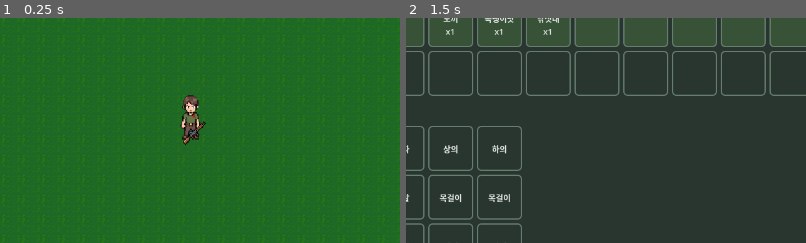
Above: before the commit, frames 1-2 (left to right).
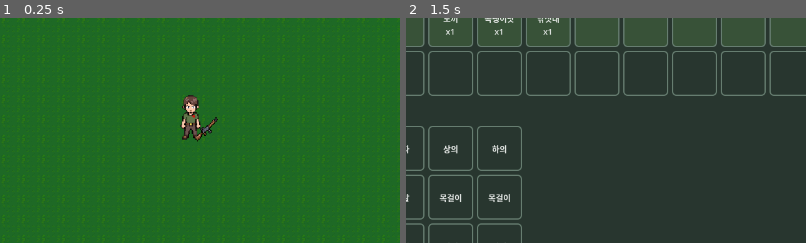
Above: after the commit, the same moments.

Repository: kimtuna/life_game
Game: Godot game, scene res://scenes/world/world.tscn
Same seed, same stepped clock (60 frames per second), same inputs: the game is played once before the commit and once after it. This scene is started directly instead of the project's main scene.
Inputs (mouse positions are % of the whole screen's width and height, from its top left):
- Up to frame 1 (0.25 s): no input
- Up to frame 2 (1.5 s): tap Enter at 0.5 s; move the mouse to (72, 45) at 0.52 s; hold D 0.53-1.25 s; tap E at 0.6 s; click (72, 45) at 0.67 s; tap Space at 1.25 s; drag from (30, 55) to (45, 70) at 1.27 s
The pictures show only the part of the screen within x 26-76%, y 28-78%; the shares and areas given below are measured in that part.

The runs differ from the first frame. In frame 1, 0.3% of the frame differs, in the area x 45-55%, y 44-57%; in frame 2, nothing differs.

Commit message:
[INBOX #35] 도구를 든 채 4방향을 볼 때 부자연스러운 자세를 위치/렌더순서 조정으로 고침
정면(south)에서는 총이 몸통 중앙에 겹쳐 배에서 튀어나온 것처럼 보였고, 후면(north)에서는
_held_item_sprite가 항상 player_sprite 위에 그려져 총이 머리 위에 떠 있는 것처럼 보였다.
스크린샷으로 실제 확인 후, offset을 옆구리 쪽으로 옮기고 후면일 때만 몸 뒤에 그리도록 고쳤다.

## 스스로 판단해서 고친 부분
없음

## 지시받지 않았지만 추가한 개선
없음

## 어려움 / 에러와 해결
- 4방향을 강제로 재현하는 헤드리스 스크린샷 스크립트에서 Input.warp_mouse()가 이 실행
  환경에서 실제로 마우스를 옮기지 못해(항상 west로 고정된 결과), 대신 world의
  set_physics_process(false)로 마우스 추종 조준 로직 자체를 끄고 _facing/텍스처 갱신
  함수를 직접 호출하는 방식으로 우회했다. 상세는 STATUS.md 바퀴 37 결정 로그 참고.

Co-Authored-By: Claude Sonnet 5 <noreply@anthropic.com>

Diff:
--- a/game/scenes/world/world.gd
+++ b/game/scenes/world/world.gd
@@ -70,12 +70,20 @@
 }
 
 ## 손에 든 도구 아이콘을 캐릭터 옆 어디에 띄울지, 바라보는 방향별 오프셋(플레이어 로컬 좌표계).
+## south/north는 원래 몸통 중앙(x=3) 근처에 두고 있었는데, 도구 그림 자체가 옆에서 본
+## 대각선 자세 하나뿐이라(방향별 별도 그림 없음) 몸 정중앙에 겹치면 배에서 튀어나온 것처럼
+## 보였다(INBOX #35). east/west처럼 몸 옆(엉덩이 높이)으로 옮겨서 "옆구리에 걸친" 자세로
+## 보이게 했다.
 const HELD_ITEM_OFFSETS := {
 	"east": Vector2(15.0, 3.0),
 	"west": Vector2(-15.0, 3.0),
-	"north": Vector2(3.0, -15.0),
-	"south": Vector2(3.0, 15.0),
+	"north": Vector2(14.0, -2.0),
+	"south": Vector2(16.0, 11.0),
 }
+
+## 등을 보이는 north에서는 도구를 몸 앞이 아니라 몸 뒤(등/옆구리)에 걸친 것처럼 보이도록
+## 캐릭터 스프라이트보다 뒤에 그린다. 그 외 방향은 손에 쥔 것이 자연스럽게 앞에 보여야 한다.
+const HELD_ITEM_BEHIND_FACINGS := ["north"]
 
 ## 다른 플레이어에게 내 위치/방향을 보내는 주기 (INBOX #14). 매 물리 프레임(60Hz)마다
 ## 보내면 LAN 기준으로도 낭비라, 10Hz로 줄인다 — 위치는 unreliable 채널이라 중간에
@@ -429,6 +437,7 @@
 		return
 	_held_item_sprite.position = HELD_ITEM_OFFSETS.get(_facing, Vector2.ZERO)
 	_held_item_sprite.flip_h = _facing == "west"
+	_held_item_sprite.show_behind_parent = _facing in HELD_ITEM_BEHIND_FACINGS
 
 
 ## 화면 아래 중앙에 핫바 9칸을 만든다 (INBOX #22). 인벤토리 창의 맨 위 9칸(핫바)과
Not shown, changed: docs/STATUS.md
Not shown, changed: docs/feedback/INBOX.md
